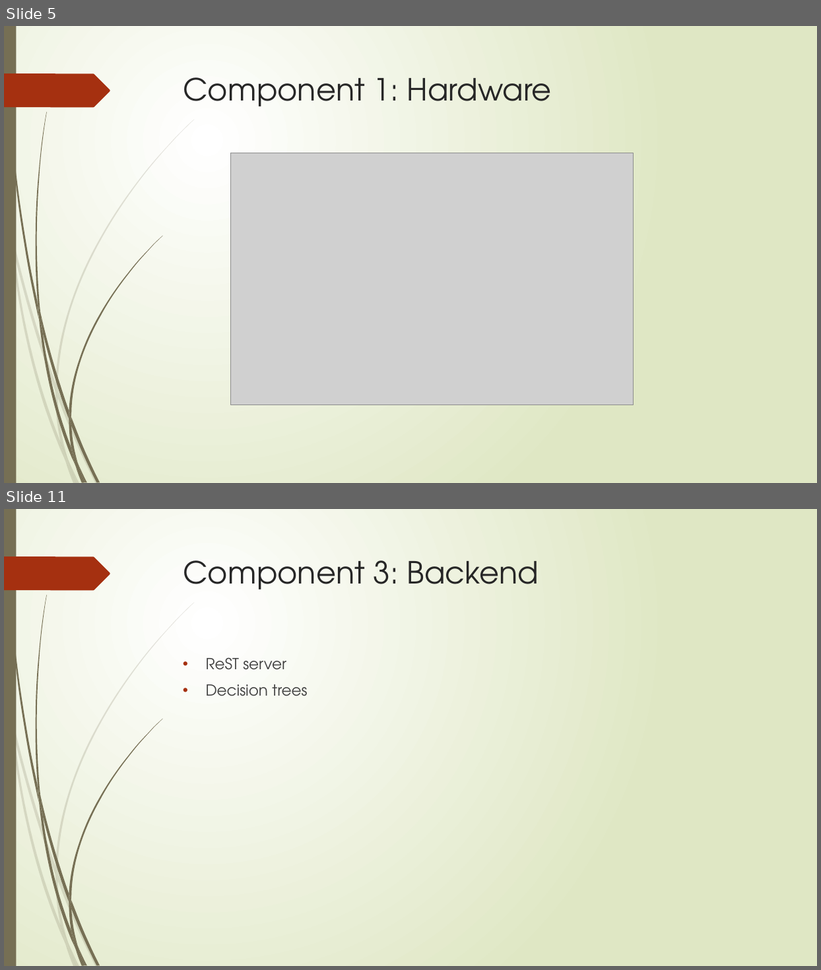
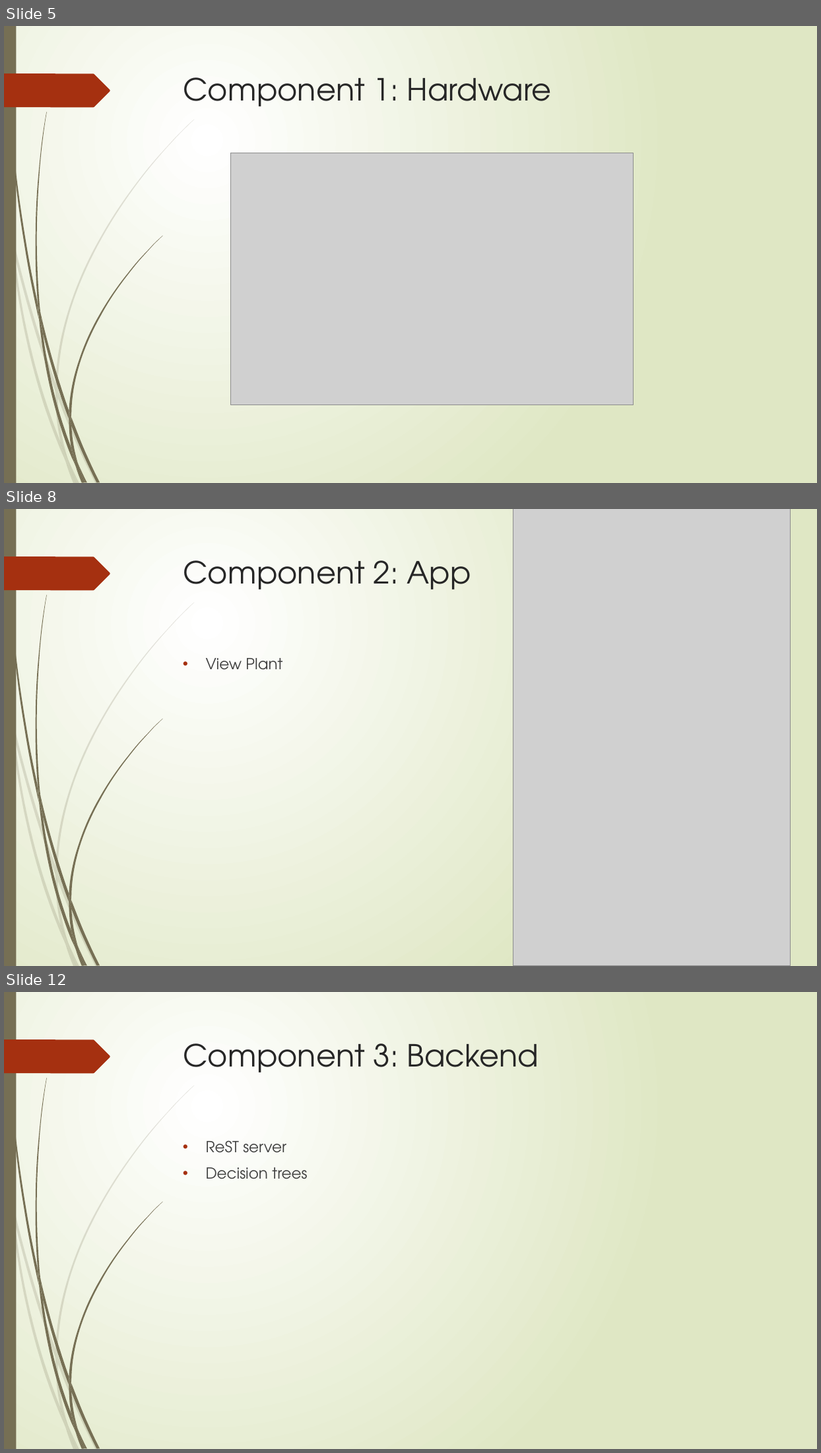
Before and after one commit to jdkirklanduwyo/SeniorDesignGroup2, a slide deck: Documents/Presentation.pptx. Shown one above the other, each under a label of ours: slides 5 and 11 before the commit, slides 5, 8 and 12 after it; the slides between them are not shown. The pictures are 821x970 and 821x1453 pixels, drawn with LibreOffice and Linux fonts; fonts in the diff are those of the drawing; grey boxes stand for pictures. Boxes give left, top, right and bottom in pixels: in the first picture for what was removed or moved away, otherwise in the second. Text is boxed around its words. In the diff, an @@ line names an element or a change of style, - is before the commit and + after.

```diff
--- a/Documents/Presentation.pptx
+++ b/Documents/Presentation.pptx
@@ slide 8 added at [4, 509, 817, 966], background gradient #FFFFFF to #DFE8C4; not listed: 24 template elements that a slide beside it also shows @@
@@ picture added at [514, 509, 790, 966] @@
@@ title added at [183, 560, 471, 590], 36 pt, text #262626 @@
+Component 2: App
@@ text added at [206, 658, 283, 670], 18 pt, text #404040 @@
+• View Plant
@@ what was slide 11 is now slide 12 @@
```
Also in this commit, not shown: 6 slides changed, 1 other slide added, 1 slide removed.
